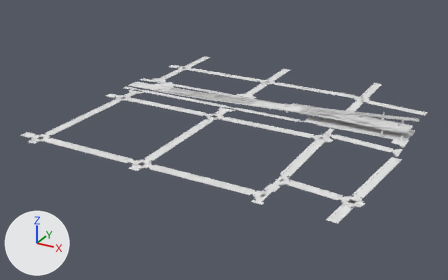
A saved change to the glTF model game/assets/city/roads/roads_-4_1.gltf.
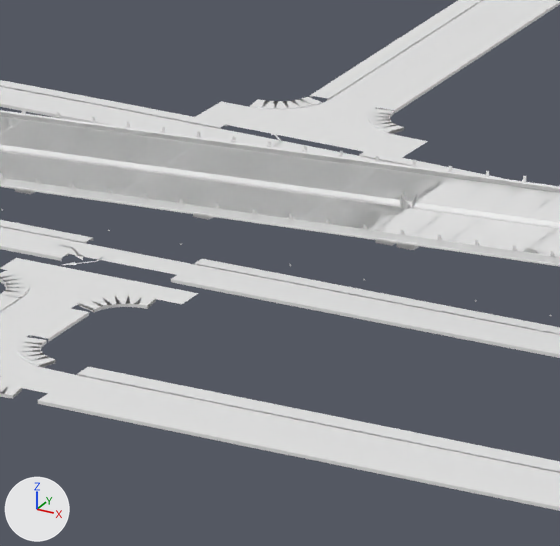
The first picture shows the older version from a camera (50 mm lens) standing at (-1371.0, -1610.0, 367.0) and looking at (-1815.0, -803.0, -36.0). The close-ups show the older and then the newer version on the part from 49% to 60% of the width and 30% to 47% of the height of that picture. Only the edits that show in the close-ups are written down. Lighting does not change. The marker at lower left points along +X, +Y and +Z. Materials are left out; every surface is plain grey. Objects named as collision shapes, trigger or cutter boxes, shadow casters or lower levels of detail are left out. Vertices at exactly the same position are counted once.

The scene before the commit, as lines of its bpy script (objects in view):
```python
me_roads__4_1_road_tactile_strip = bpy.data.meshes.new('roads_-4_1_Road_Tactile_Strip')
me_roads__4_1_road_tactile_strip.from_pydata(...)  # 2196 vertices, 2052 faces; spans x -2050.0..-1531.0, y -1022.0..-508.0, z 0.0
me_roads__4_1_road_tactile_strip.materials.append(mat_road_tactile_strip)
me_roads__4_1_sh_concrete_barrier = bpy.data.meshes.new('roads_-4_1_SH_concrete_barrier')
me_roads__4_1_sh_concrete_barrier.from_pydata(...)  # 1500 vertices, 2406 faces; spans x -1990.0..-1533.0, y -746.0..-695.0, z 0.0..17.0
me_roads__4_1_sh_concrete_barrier.materials.append(mat_sh_concrete_barrier)
me_roads__4_1_sh_wet_asphalt = bpy.data.meshes.new('roads_-4_1_SH_wet_asphalt')
me_roads__4_1_sh_wet_asphalt.from_pydata(...)  # 16922 vertices, 30313 faces; spans x -2050.0..-1532.0, y -1022.0..-508.0, z 0.0..16.0
me_roads__4_1_sh_wet_asphalt.materials.append(mat_sh_wet_asphalt)
ob_roads__4_1_road_tactile_strip = bpy.data.objects.new('roads_-4_1_Road_Tactile_Strip', me_roads__4_1_road_tactile_strip)
ob_roads__4_1_road_tactile_strip.location = (0.0, 0.0, 0.0)
ob_roads__4_1_sh_concrete_barrier = bpy.data.objects.new('roads_-4_1_SH_concrete_barrier', me_roads__4_1_sh_concrete_barrier)
ob_roads__4_1_sh_concrete_barrier.location = (0.0, 0.0, 0.0)
ob_roads__4_1_sh_wet_asphalt = bpy.data.objects.new('roads_-4_1_SH_wet_asphalt', me_roads__4_1_sh_wet_asphalt)
ob_roads__4_1_sh_wet_asphalt.location = (0.0, 0.0, 0.0)
# also in view: 'roads_-4_1_SH_sidewalk' at (-1789.0, -765.0, 0.0); 'roads_-4_1_SH_road_marking_white' at (-1791.0, -766.0, 8.0); 'roads_-4_1_planter_row_yanan_elevated' at (-1765.0, -727.0, 6.0); 'roads_-4_1_SH_road_marking_yellow' at (-1793.0, -765.0, 5.0); 'roads_-4_1_SH_concrete_pier' at (-1762.0, -722.0, 7.0)
```
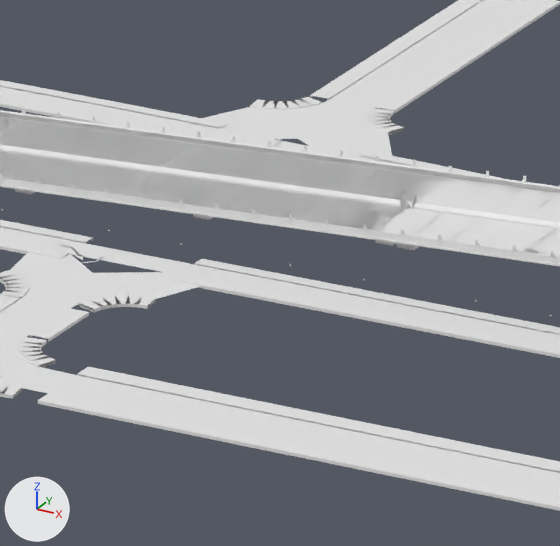
Location of each change, (x1, y1, x2, y2) in pixels of the close-ups (560 x 546 px; the box of a moved part takes in the faces that stretch with it):
```json
{"part": 1, "of": "me_roads__4_1_sh_wet_asphalt", "change": "moved or reshaped", "before": [0, 101, 428, 304], "after": [10, 107, 393, 299]}
```

Edits to the scene script, one JSON object a line:
```json
{"block": "me_roads__4_1_sh_wet_asphalt", "where": "me_roads__4_1_sh_wet_asphalt.from_pydata(...)  # 16922 vertices, 30313 faces; spans x -2050.0..-1532.0, y -1022.0..-508.0, z 0.0..16.0"}
{"block": "me_roads__4_1_sh_wet_asphalt", "where": "# used by ob_roads__4_1_sh_wet_asphalt; location = (0.0, 0.0, 0.0)"}
{"block": "me_roads__4_1_sh_wet_asphalt", "change": "me_roads__4_1_sh_wet_asphalt part 1: 32 of 16922 vertices moved; they spanned x -1852.0..-1816.0, y -765.0..-685.0, z 0.0 and now span x -1852.0..-1816.0, y -762.0..-688.0, z 0.0; mean shift (0.0, 0.0, 0.0); largest move (-1816.0, -695.0, 0.0) -> (-1816.0, -706.0, 0.0)"}
```
